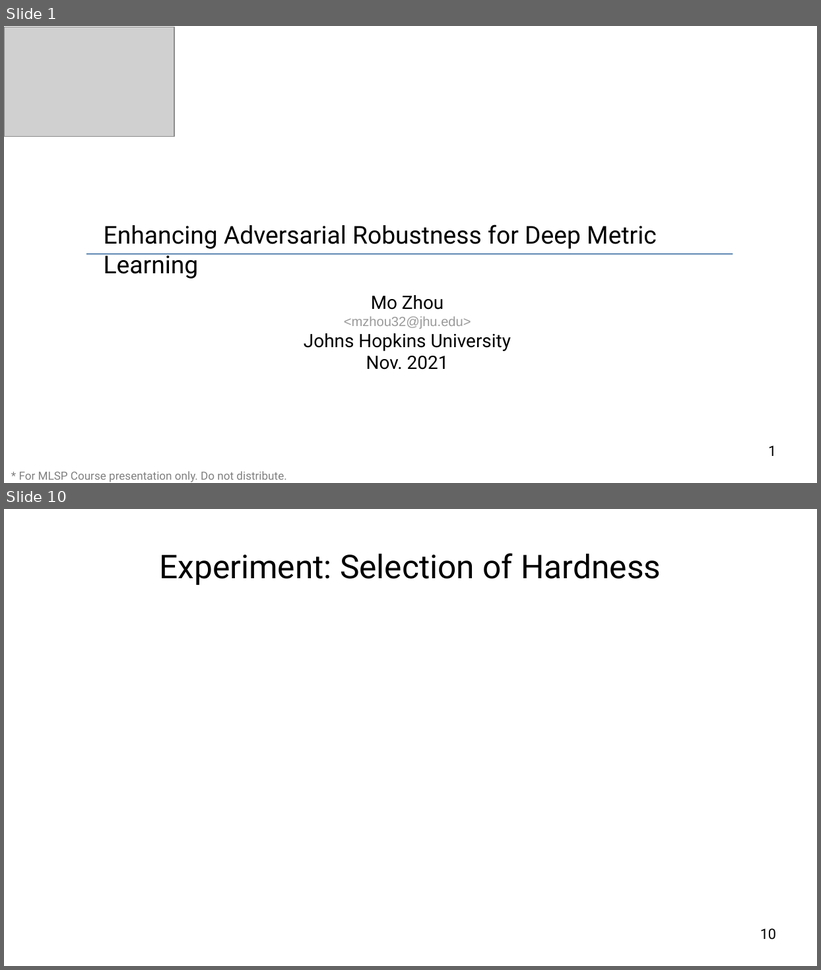
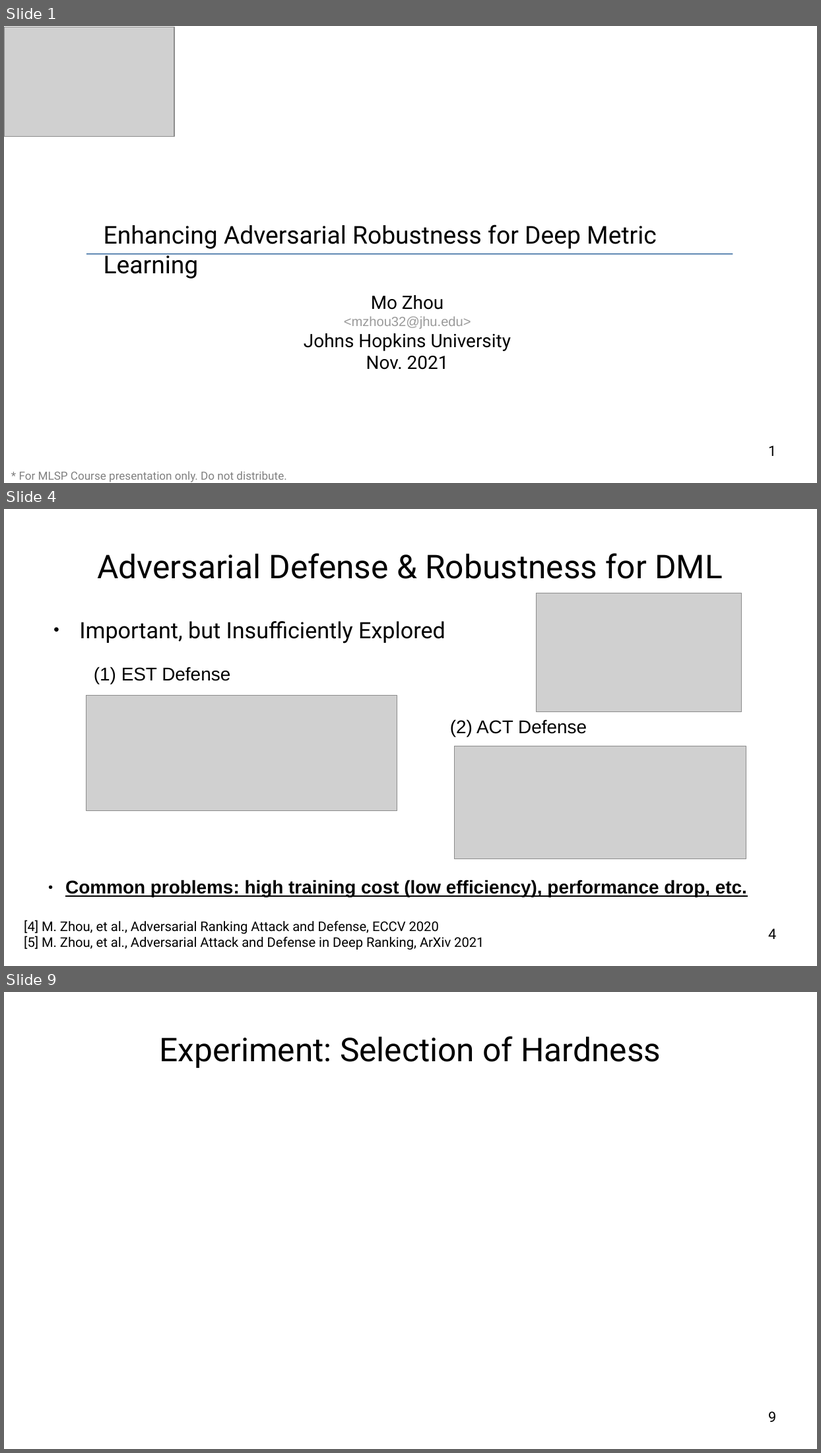
Before and after one commit to cdluminate/robdml, a slide deck: slides/slides.odp. Shown one above the other, each under a label of ours: slides 1 and 10 before the commit, slides 1, 4 and 9 after it; the slides between them are not shown. The pictures are 821x970 and 821x1453 pixels, drawn with LibreOffice and Linux fonts; fonts in the diff are those of the drawing; grey boxes stand for pictures. Boxes give left, top, right and bottom in pixels: in the first picture for what was removed or moved away, otherwise in the second. Text is boxed around its words. In the diff, an @@ line names an element or a change of style, - is before the commit and + after.

```diff
--- a/slides/slides.odp
+++ b/slides/slides.odp
@@ slide 4 added at <box>4,509,817,966</box>, background #FFFFFF @@
@@ title added at <box>97,553,723,579</box>, 32 pt, text #000000 @@
+Adversarial Defense & Robustness for DML
@@ picture added at <box>537,593,742,712</box> @@
@@ text added at <box>79,621,446,644</box>, 22 pt, text #000000 @@
+● Important, but Insufficiently Explored
@@ text added at <box>94,667,230,684</box>, 18 pt, text #000000 @@
+(1) EST Defense
@@ picture added at <box>86,696,397,811</box> @@
@@ text added at <box>450,720,587,737</box>, 18 pt, text #000000 @@
+(2) ACT Defense
@@ picture added at <box>454,747,746,859</box> @@
@@ text added at <box>65,880,747,898</box>, 18 pt, text #000000, bold, underline @@
+● Common problems: high training cost (low efficiency), performance drop, etc.
@@ text added at <box>24,920,484,951</box>, 13 pt, text #000000 @@
+[4] M. Zhou, et al., Adversarial Ranking Attack and Defense, ECCV 2020
+[5] M. Zhou, et al., Adversarial Attack and Defense in Deep Ranking, ArXiv 2021
@@ page number added at <box>768,929,776,939</box>, 14 pt, text #000000 @@
+4
@@ what was slide 10 is now slide 9 @@
@@ page number at <box>768,1412,776,1422</box>: text changed @@
-10
+9
```
Also in this commit, not shown: 6 other slides added, 8 slides removed.
